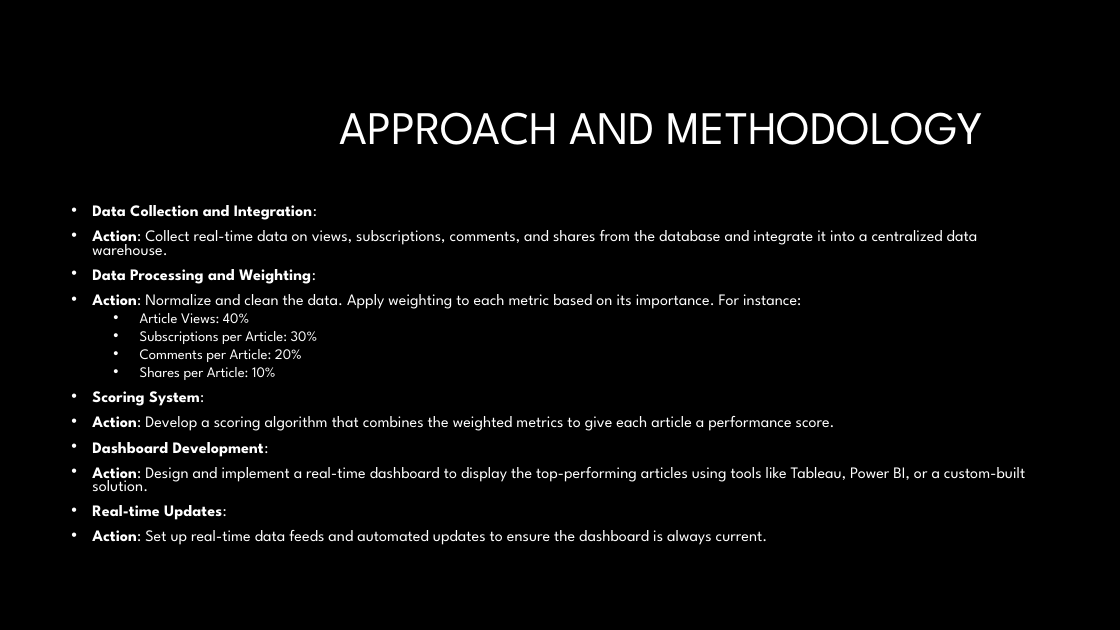
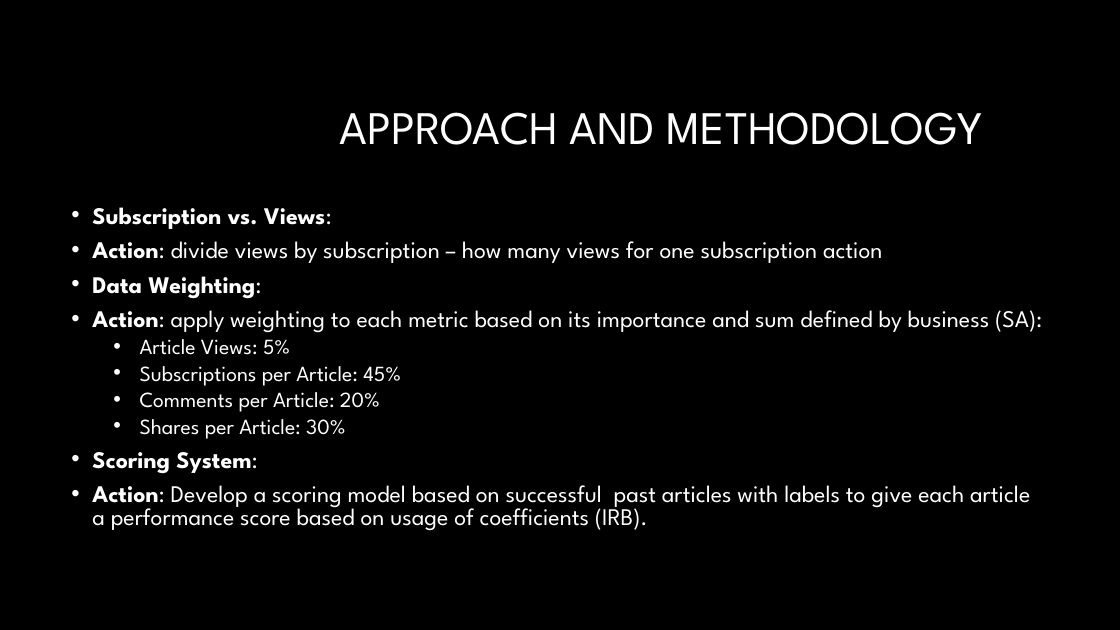
Before and after one commit to JaroslavKotrba/ChallengeNZZ, a slide deck: slide 3 of Jaroslav_Kotrba_NZZ.pptx. Drawn at 1120x630 pixels with LibreOffice and Linux fonts; fonts in the diff are those of the drawing; background and template pictures are left out. Boxes give left, top, right and bottom in pixels: in the first picture for what was removed or moved away, otherwise in the second. Text is boxed around its words. In the diff, an @@ line names an element or a change of style, - is before the commit and + after.

Commit message:
pptx

```diff
--- a/Jaroslav_Kotrba_NZZ.pptx
+++ b/Jaroslav_Kotrba_NZZ.pptx
@@ text at bbox=[92, 207, 1042, 386]: text changed; size 13.8 to 20.4 pt @@
-• Data Collection and Integration:
-• Action: Collect real-time data on views, subscriptions, comments, and shares from the database and integrate it into a centralized data warehouse.
-• Data Processing and Weighting:
-• Action: Normalize and clean the data. Apply weighting to each metric based on its importance. For instance:
-  • Article Views: 40%
-  • Subscriptions per Article: 30%
+• Subscription vs. Views:
+• Action: divide views by subscription – how many views for one subscription action
+• Data Weighting:
+• Action: apply weighting to each metric based on its importance and sum defined by business (SA):
+  • Article Views: 5%
+  • Subscriptions per Article: 45%
@@ text at bbox=[92, 392, 380, 474]: size 12.5 to 18.5 pt in "Comments per Article: 20%"; size 13.8 to 20.4 pt in "Scoring System:"; line spacing 0.7 to 0.8 @@
@@ text at bbox=[140, 419, 345, 439]: text changed; size 12.5 to 18.5 pt @@
-  • Shares per Article: 10%
+  • Shares per Article: 30%
@@ text at bbox=[92, 485, 1030, 531]: text changed; size 13.8 to 20.4 pt @@
-• Action: Develop a scoring algorithm that combines the weighted metrics to give each article a performance score.
-• Dashboard Development:
-• Action: Design and implement a real-time dashboard to display the top-performing articles using tools like Tableau, Power BI, or a custom-built solution.
-• Real-time Updates:
-• Action: Set up real-time data feeds and automated updates to ensure the dashboard is always current.
+• Action: Develop a scoring model based on successful past articles with labels to give each article a performance score based on usage of coefficients (IRB).
```
Also in this commit, not shown: 2 other slides changed, 1 slide added, 1 slide removed.
